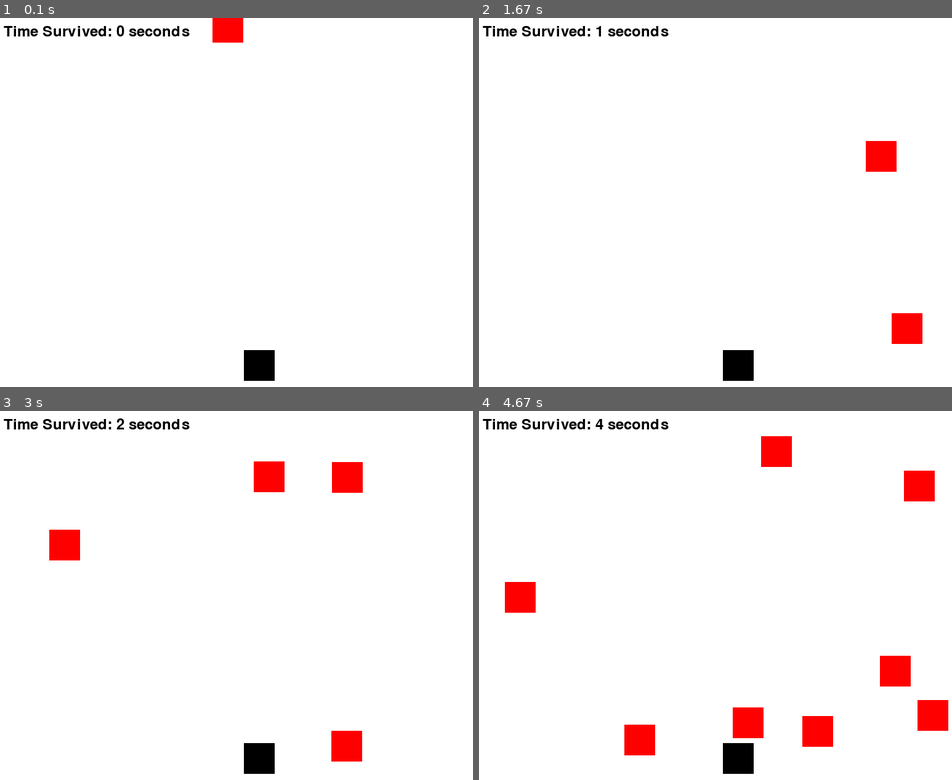
Above: before the commit, frames 1-4 (two rows, left to right).
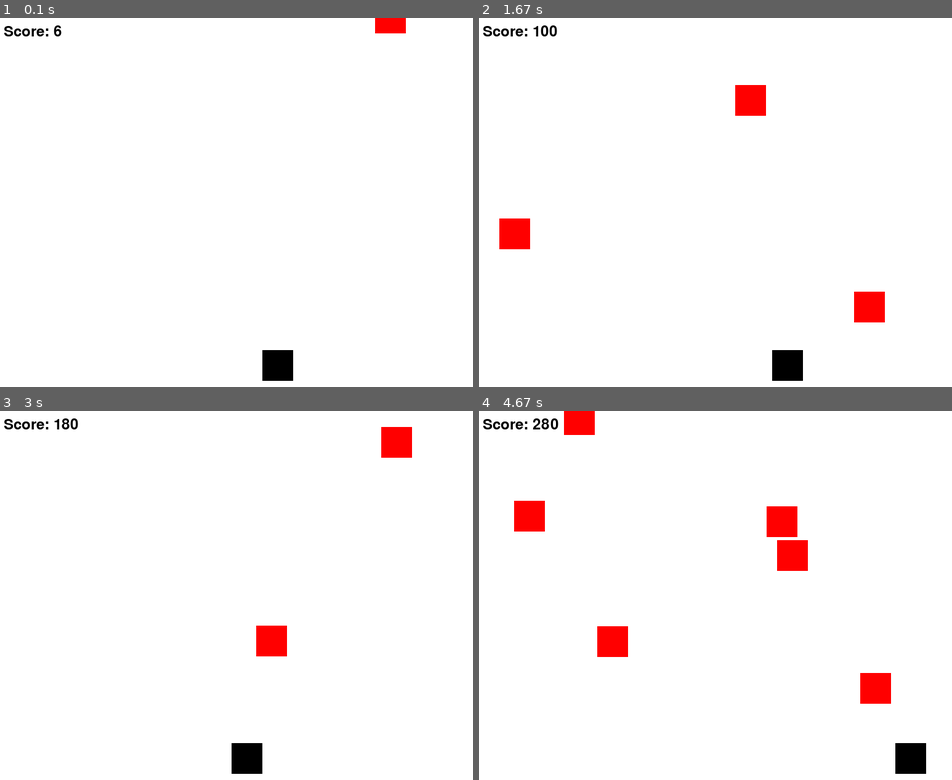
Above: after the commit, the same moments.

Repository: Truexbanan/pygame-pytorch-ML
Game: pygame game, started from game.py
Two runs of this game, one before a commit and one after it. Both use one fixed random seed, a clock stepped at 60 frames per second and the inputs below.
Inputs:
- Up to frame 1 (0.1 s): no input
- Up to frame 2 (1.67 s): tap Space at 0.33, 0.73, 1.03, 1.23, 1.57 s
- Up to frame 3 (3 s): tap Space at 1.87, 2.07, 2.37, 2.63, 2.97 s
- Up to frame 4 (4.67 s): tap Space at 3.27, 3.4, 4.47 s

The runs differ from the first frame. In frame 1, 1.9% of the frame differs, in the area x 0-86%, y 0-99%; in frame 2, 4.4%; in frame 3, 4.3%; in frame 4, 8.9%, in the area x 0-100%, y 0-99%.

Commit message:
difficulty increases over time

Diff:
--- a/game.py
+++ b/game.py
@@ -11,11 +11,13 @@
 PLAYER_WIDTH, PLAYER_HEIGHT = 50, 50
 OBJECT_WIDTH, OBJECT_HEIGHT = 50, 50
 PLAYER_SPEED = 5
-OBJECT_MIN_SPEED, OBJECT_MAX_SPEED = 3, 10
+OBJECT_MIN_SPEED, OBJECT_MAX_SPEED = 3, 5  # Initial speed range
 WHITE = (255, 255, 255)
 BLACK = (0, 0, 0)
-RED = (255,0,0)
+RED = (255, 0, 0)
 FONT = pygame.font.SysFont(None, 36)
+
+score_multiplier = 1
 
 class Player:
     def __init__(self, x, y):
@@ -26,14 +28,12 @@
         self.speed = PLAYER_SPEED
         self.direction = 1  # 1 for right, -1 for left
 
-    def move(self, x_change, y_change):
-        self.x += x_change
-        self.y += y_change
-        self.x = max(0, min(SCREEN_WIDTH - self.width, self.x))
-        self.y = max(0, min(SCREEN_HEIGHT - self.height, self.y))
-
     def change_direction(self):
         self.direction *= -1
+
+    def move(self):
+        self.x += self.direction * self.speed
+        self.x = max(0, min(SCREEN_WIDTH - self.width, self.x))
 
     def draw(self, screen):
         pygame.draw.rect(screen, BLACK, [self.x, self.y, self.width, self.height])
@@ -45,6 +45,7 @@
     def __init__(self):
         self.x = random.randint(0, SCREEN_WIDTH - OBJECT_WIDTH)
         self.y = -OBJECT_HEIGHT
+        global OBJECT_MIN_SPEED, OBJECT_MAX_SPEED
         self.speed = random.randint(OBJECT_MIN_SPEED, OBJECT_MAX_SPEED)
 
     def update(self):
@@ -57,6 +58,7 @@
         return pygame.Rect(self.x, self.y, OBJECT_WIDTH, OBJECT_HEIGHT)
 
 def main():
+    global OBJECT_MIN_SPEED, OBJECT_MAX_SPEED, score_multiplier
     # Set up the display
     screen = pygame.display.set_mode((SCREEN_WIDTH, SCREEN_HEIGHT))
     pygame.display.set_caption("Game")
@@ -71,45 +73,37 @@
     # Game loop
     running = True
     clock = pygame.time.Clock()
-    x_change = 0
-    y_change = 0
 
+    score = 0
 
     while running:
         screen.fill(WHITE)
 
+        # Event handling
         for event in pygame.event.get():
             if event.type == pygame.QUIT:
                 running = False
             elif event.type == pygame.KEYDOWN:
-                if event.key == pygame.K_a:  # Left
-                    x_change = -PLAYER_SPEED
-                elif event.key == pygame.K_d:  # Right
-                    x_change = PLAYER_SPEED
-                elif event.key == pygame.K_w:  # Up
-                    y_change = -PLAYER_SPEED
-                elif event.key == pygame.K_s:  # Down
-                    y_change = PLAYER_SPEED
-            elif event.type == pygame.KEYUP:
-                if event.key in [pygame.K_a, pygame.K_d]:
-                    x_change = 0
-                if event.key in [pygame.K_w, pygame.K_s]:
-                    y_change = 0
+                if event.key == pygame.K_SPACE:
+                    player.change_direction()
 
         # Update player position
-        player.move(x_change, y_change)
-
+        player.move()
 
         # Update objects
         for obj in objects:
             obj.update()
 
         # Add new object
-        # As time increases, make the game harder by increasing the spawn rate of objects
         elapsed_time = time.time() - start_time
-        spawn_threshold = 20 - int(elapsed_time / 10)  # Decrease spawn threshold over time
+        # Decrease spawn threshold over time to increase spawn rate
+        spawn_threshold = max(10, 30 - int(elapsed_time / 20))
         if random.randint(1, spawn_threshold) == 1:
             objects.append(Object())
+
+        # Gradual increase in object speed
+        OBJECT_MIN_SPEED = min(7, 3 + int(elapsed_time / 60))
+        OBJECT_MAX_SPEED = min(10, 5 + int(elapsed_time / 45))
 
         # Draw player
         player.draw(screen)
@@ -122,13 +116,13 @@
         player_rect = player.get_rect()
         for obj in objects:
             if player_rect.colliderect(obj.get_rect()):
-                running =  False  # End the game on collision
+                running = False  # End the game on collision
 
-        # Calculate score (time survived)
-        score = time.time() - start_time
+        # Scoring
+        score += 1 * score_multiplier  # Update score
 
         # Display score
-        score_text = FONT.render(f'Time Survived: {int(score)} seconds', True, BLACK)
+        score_text = FONT.render(f'Score: {int(score)}', True, BLACK)
         screen.blit(score_text, (10, 10))
 
         # Update the display
